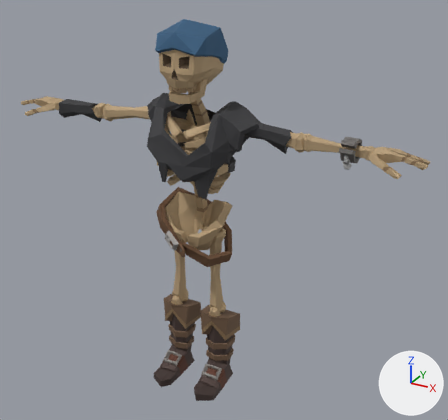
The Blender file Assets/Art/Character/Skeleton.blend, before and after one commit.
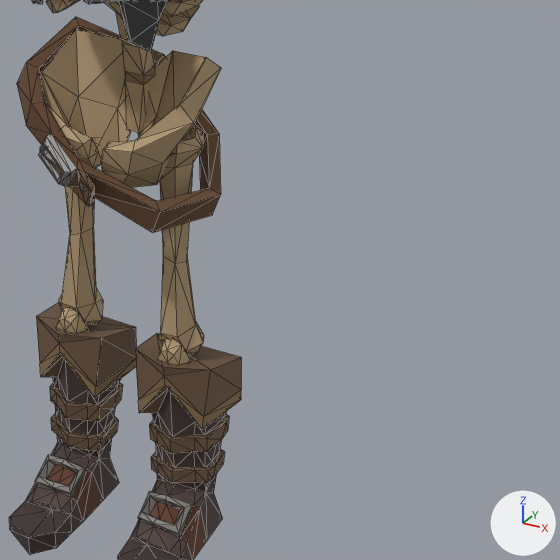
Each version is shown whole from a 50 mm camera at (1.41, -2.26, 2.11) aimed at (0.08, 0.17, 0.89), then close up on the part from 34% to 80% of the width and 43% to 93% of the height. Every picture has the same lights, and +X, +Y and +Z are marked at lower right. The close-ups show mesh edges as thin lines.

The older version as bpy lines, for what is in view:
```python
me_mesh_045 = bpy.data.meshes.new('Mesh.045')
me_mesh_045.from_pydata(...)  # 2007 vertices, 3838 faces; spans x -1.02..1.03, y -0.18..0.22, z 0.0..1.8
me_mesh_045.materials.append(mat_texture_01_001)  # picture img_texture_01_a_png
ob_character_skeleton_03 = bpy.data.objects.new('Character_Skeleton_03', me_mesh_045)
ob_character_skeleton_03.location = (0.0, 0.0, 0.0)
```
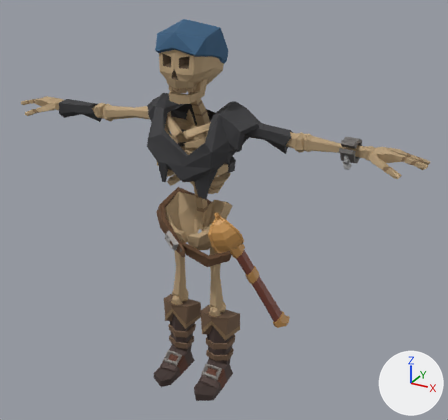
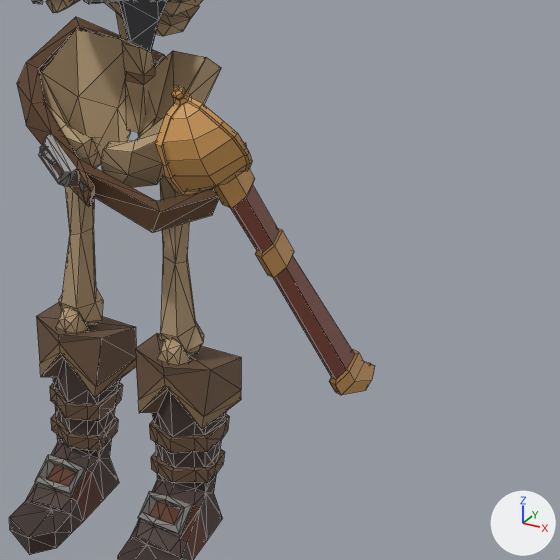
Pixel boxes (x1, y1, x2, y2) of what changed, in the close-ups (560 x 560 px):
'SM_Wep_Sabre_02_Sheath', added
    after: (214, 169, 375, 395)
'SM_Wep_Sabre_02', added
    after: (155, 85, 252, 195)

The edits, one by one:
Picture 'Texture_01_A.png.003' (img_texture_01_a_png_003) is new.
Picture 'Texture_01_A.png.002' (img_texture_01_a_png_002) is new.
Material 'lambert1.001' (mat_lambert1_001) is new.
Uses the picture img_texture_01_a_png.
Uses the picture img_texture_01_a_png_003.
Material 'lambert1' (mat_lambert1) is new.
Uses the picture img_texture_01_a_png.
Uses the picture img_texture_01_a_png_002.
Mesh me_mesh_001 is new.
It has 73 vertices, 74 faces and spans x -0.09..0.04, y 0.114..1.087, z -0.027..0.026.
It uses material mat_lambert1_001.
Mesh me_mesh is new.
It has 290 vertices, 286 faces and spans x -0.07..0.123, y -0.15..1.056, z -0.022..0.122.
It uses material mat_lambert1.
Object 'SM_Wep_Sabre_02_Sheath' (ob_sm_wep_sabre_02_sheath) is new; it shows me_mesh_001.
Its location is (0.202, -0.039, 0.899).
Its rotation in degrees is (-90, 31, -105).
Its scale is (0.814, 0.814, 0.814).
Object 'SM_Wep_Sabre_02' (ob_sm_wep_sabre_02) is new; it shows me_mesh.
Its location is (0.202, -0.042, 0.901).
Its rotation in degrees is (-91, 32, -105).
Its scale is (0.814, 0.814, 0.814).
